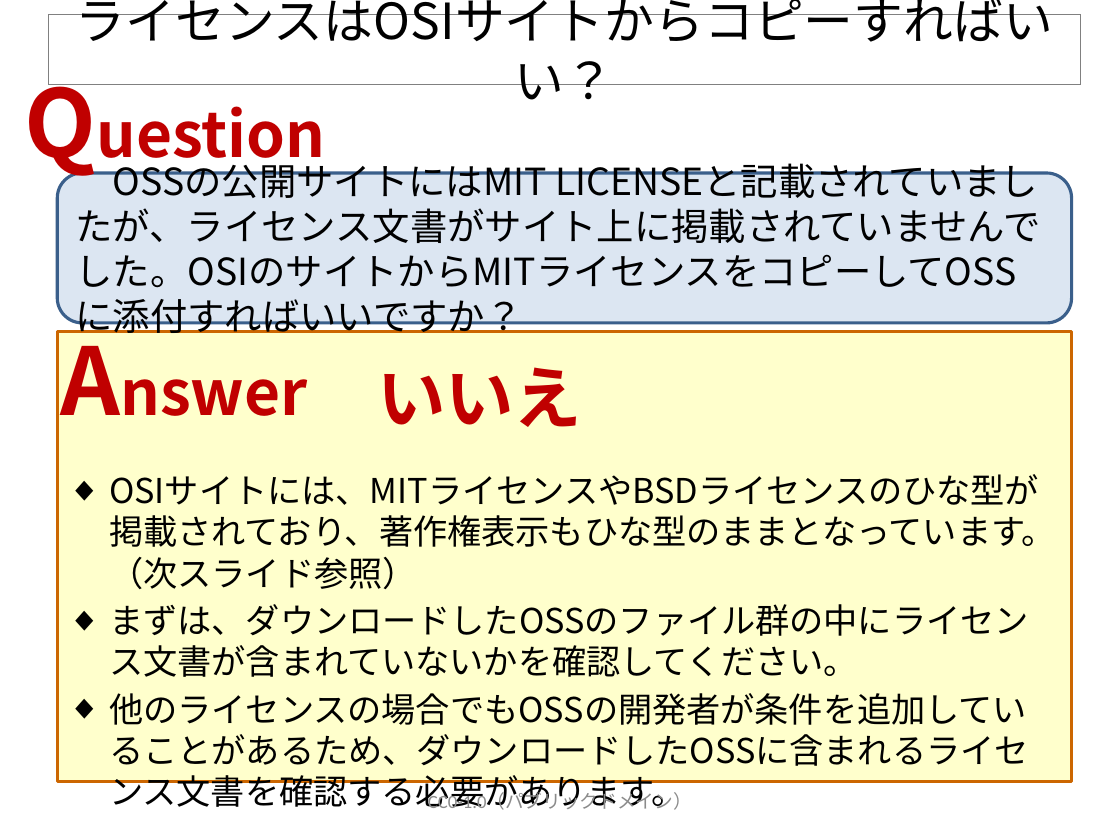
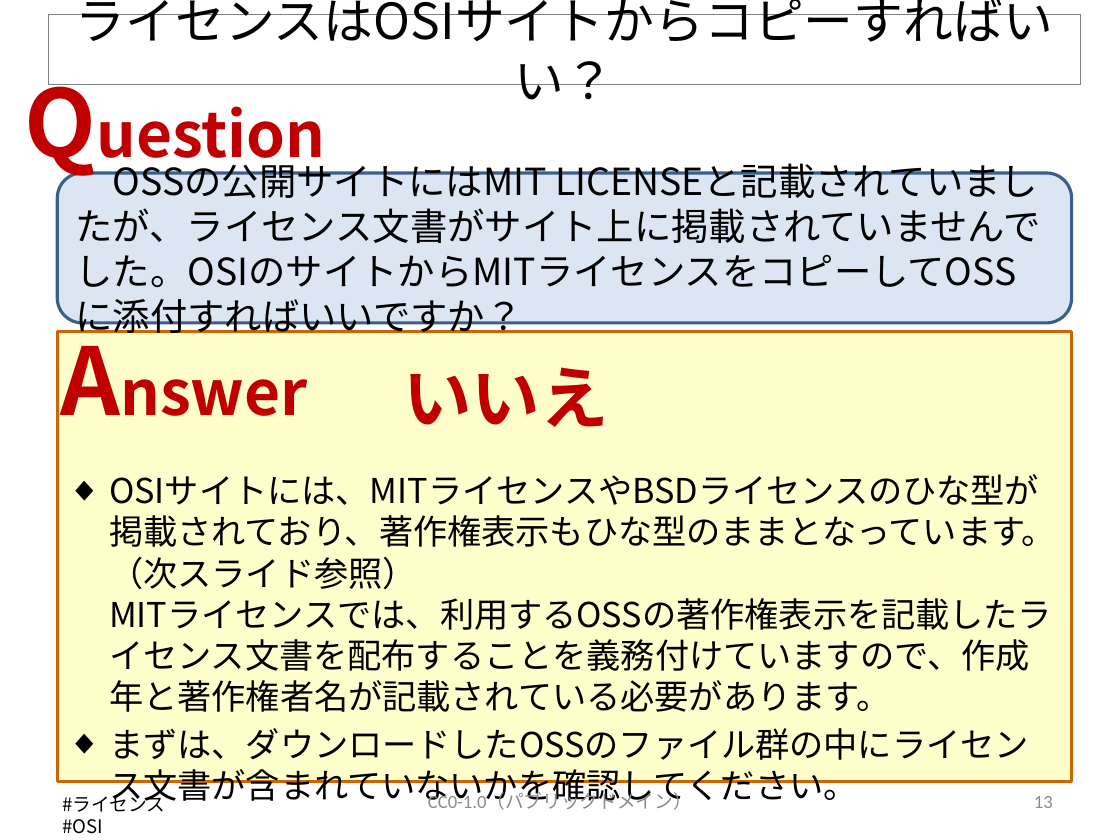
Before and after one commit to OpenChain-Project/OpenChain-JWG, a slide deck: slide 13 of Education_Material/FAQ/OSSライセンス関連でよくある誤解_CC0.pptx (slide 11 before the commit). Drawn at 1120x840 pixels with LibreOffice and Linux fonts; fonts in the diff are those of the drawing. Boxes give left, top, right and bottom in pixels: in the first picture for what was removed or moved away, otherwise in the second. Text is boxed around its words. In the diff, an @@ line names an element or a change of style, - is before the commit and + after.

```diff
--- a/Education_Material/FAQ/OSSライセンス関連でよくある誤解_CC0.pptx
+++ b/Education_Material/FAQ/OSSライセンス関連でよくある誤解_CC0.pptx
@@ text "いいえ": place and size @@
-text "いいえ" at (377, 367, 582, 427)
+text "いいえ" at (403, 367, 608, 427)
@@ text at (109, 474, 1056, 712): text changed @@
-◆ OSIサイトには、MITライセンスやBSDライセンスのひな型が掲載されており、著作権表示もひな型のままとなっています。（次スライド参照）
+◆ OSIサイトには、MITライセンスやBSDライセンスのひな型が掲載されており、著作権表示もひな型のままとなっています。（次スライド参照）
+  MITライセンスでは、利用するOSSの著作権表示を記載したライセンス文書を配布することを義務付けていますので、作成年と著作権者名が記載されている必要があります。
@@ text at (109, 693, 1029, 766): paragraph removed @@
-◆ 他のライセンスの場合でもOSSの開発者が条件を追加していることがあるため、ダウンロードしたOSSに含まれるライセンス文書を確認する必要があります。
@@ text added at (62, 792, 165, 834), 12 pt, text #000000 @@
+#ライセンス #OSI
@@ page number added at (1034, 796, 1053, 808), 12 pt, text #8C8C8C @@
+13
```
Also in this commit, not shown: 17 other slides changed, 20 slides added, 2 slides removed.
